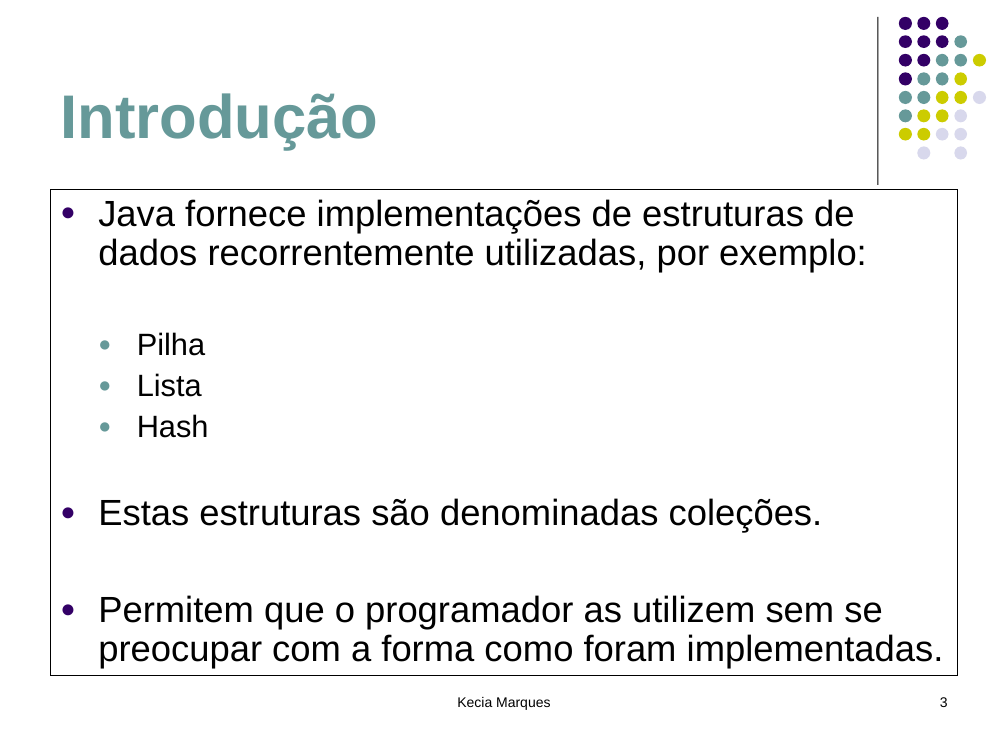
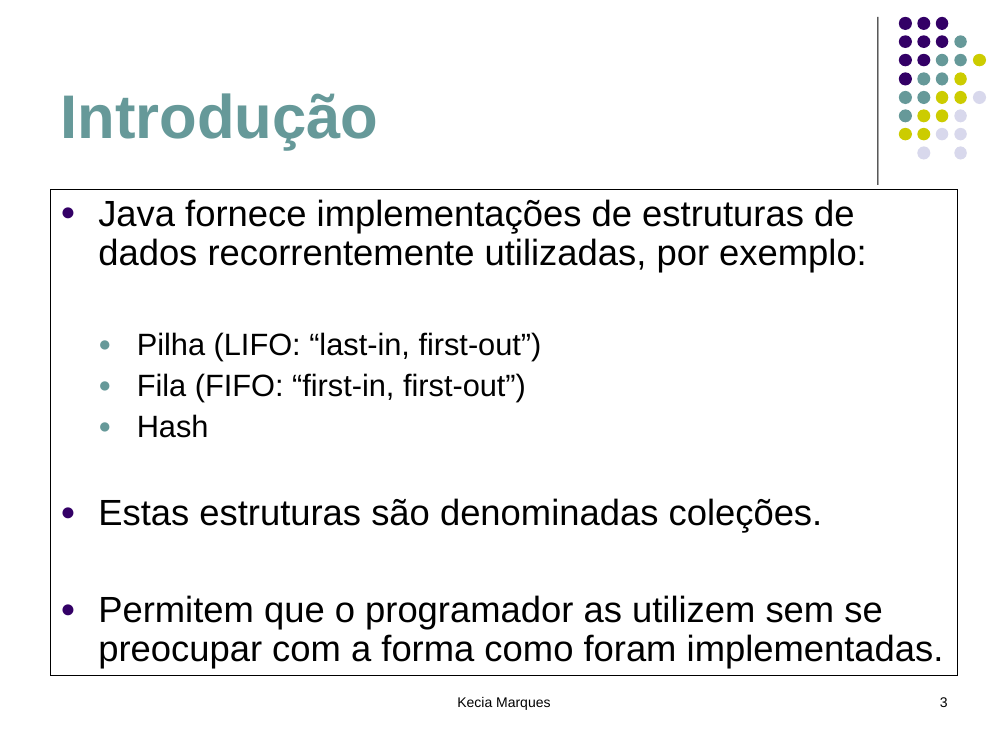
Before and after one commit to eduardocunha11/firstblog, a slide deck: slide 3 of aulas/poo/8-Coleções.ppt. Drawn at 1008x756 pixels with LibreOffice and Linux fonts; fonts in the diff are those of the drawing. Boxes give left, top, right and bottom in pixels: in the first picture for what was removed or moved away, otherwise in the second. Text is boxed around its words. In the diff, an @@ line names an element or a change of style, - is before the commit and + after.

```diff
--- a/aulas/poo/8-Coleções.ppt
+++ b/aulas/poo/8-Coleções.ppt
@@ text at [137, 332, 542, 402]: text changed @@
-  ● Pilha
-  ● Lista
+  ● Pilha (LIFO: “last-in, first-out”)
+  ● Fila (FIFO: “first-in, first-out”)
```
Also in this commit, not shown: 2 other slides changed, 1 other file.
